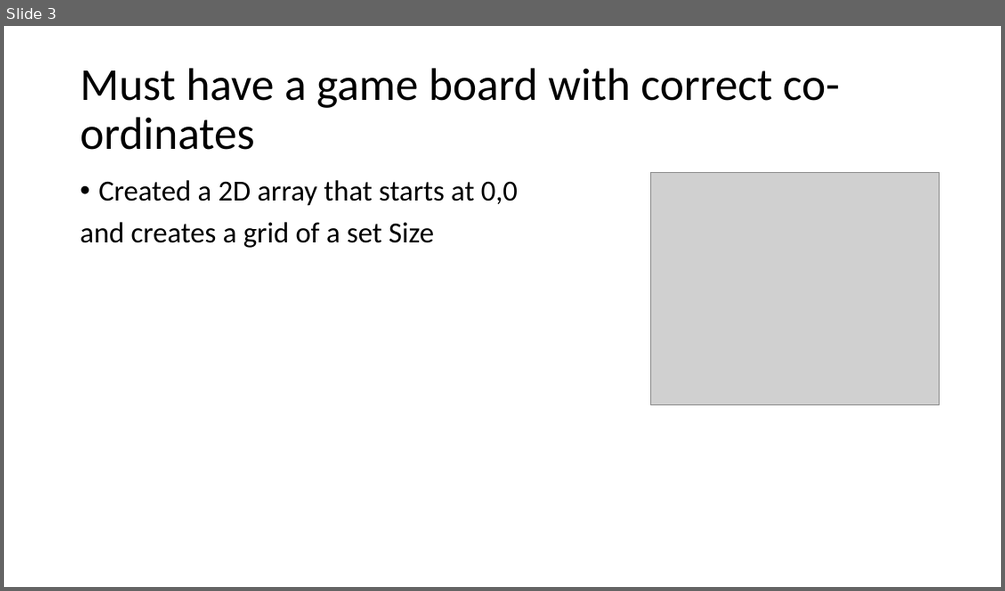
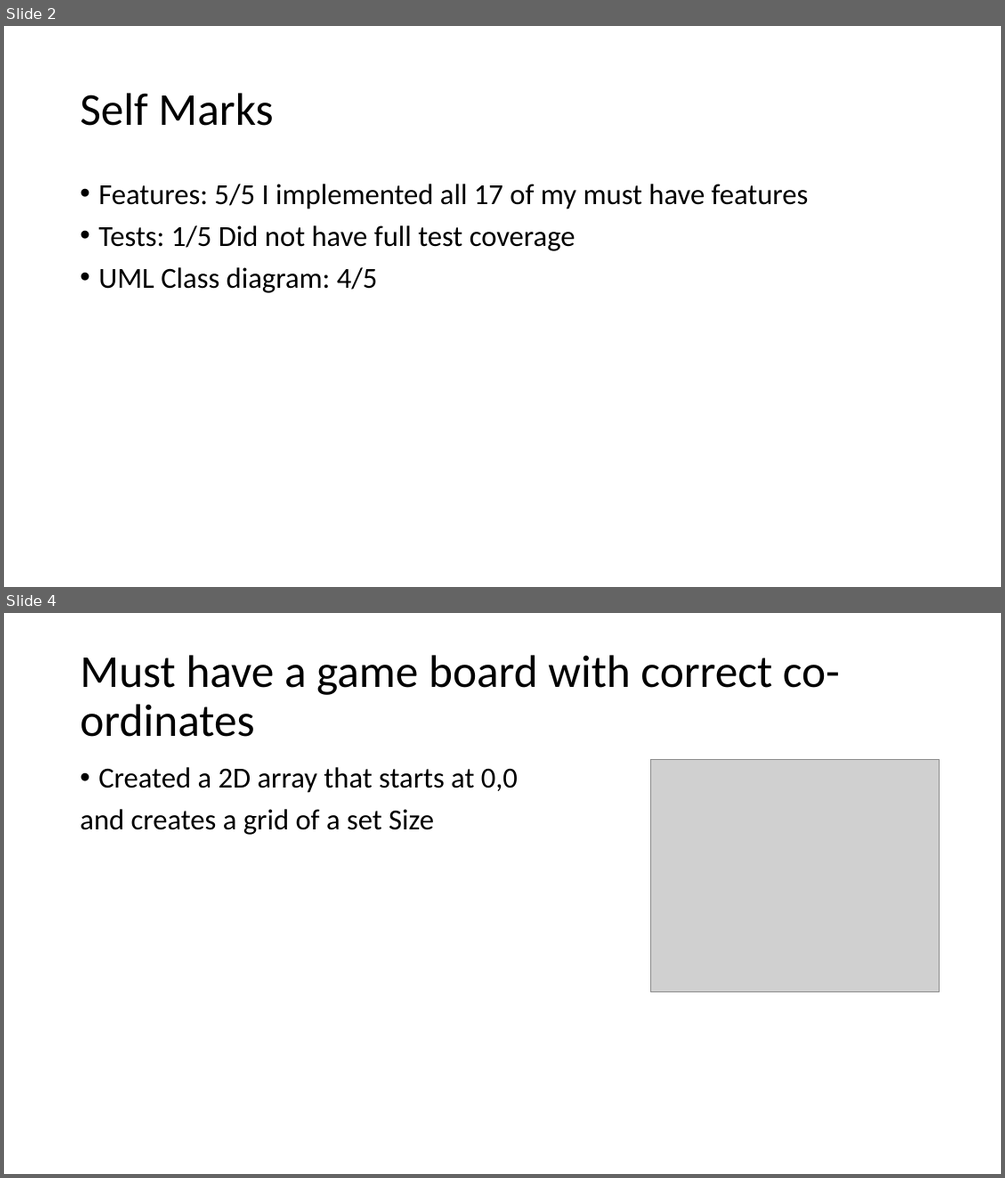
Before and after one commit to KeaganErasmus/BCDE222-C-, a slide deck: Presentation.pptx. Shown one above the other, each under a label of ours: slide 3 before the commit, slides 2 and 4 after it; the slides between them are not shown. The pictures are 1005x591 and 1005x1178 pixels, drawn with LibreOffice and Linux fonts; fonts in the diff are those of the drawing; grey boxes stand for pictures. Boxes give left, top, right and bottom in pixels: in the first picture for what was removed or moved away, otherwise in the second. Text is boxed around its words. In the diff, an @@ line names an element or a change of style, - is before the commit and + after.

```diff
--- a/Presentation.pptx
+++ b/Presentation.pptx
@@ slide 2 added at bbox=[4, 26, 1001, 587], background #FFFFFF @@
@@ title added at bbox=[80, 93, 273, 126], 44 pt, text #000000 @@
+Self Marks
@@ text added at bbox=[98, 184, 809, 293], 28 pt, text #000000 @@
+• Features: 5/5 I implemented all 17 of my must have features
+• Tests: 1/5 Did not have full test coverage
+• UML Class diagram: 4/5
@@ what was slide 3 is now slide 4 @@
```
Also in this commit, not shown: 12 slides changed, 2 other slides added, 1 slide removed, 19 other files.
